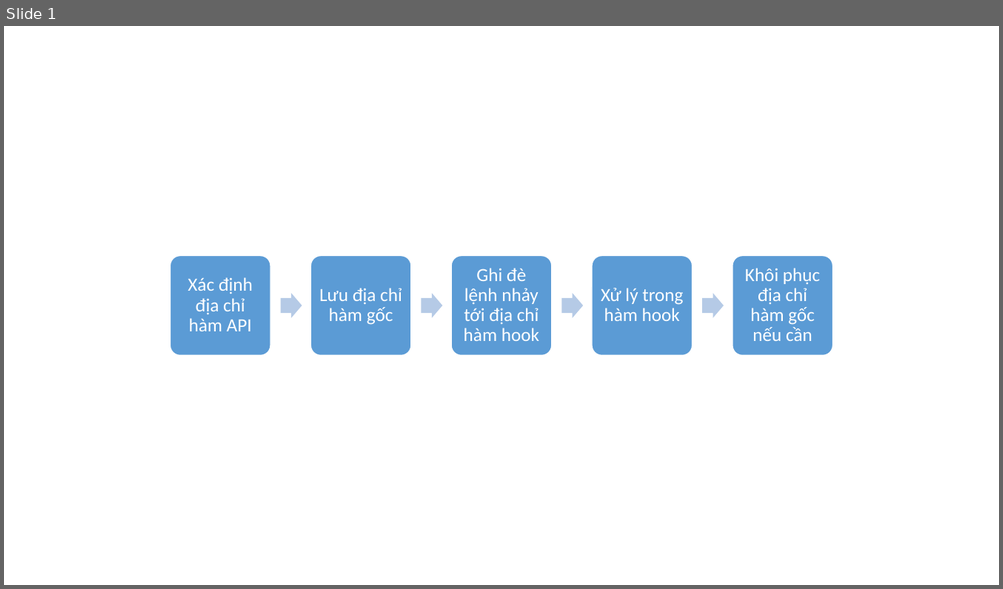
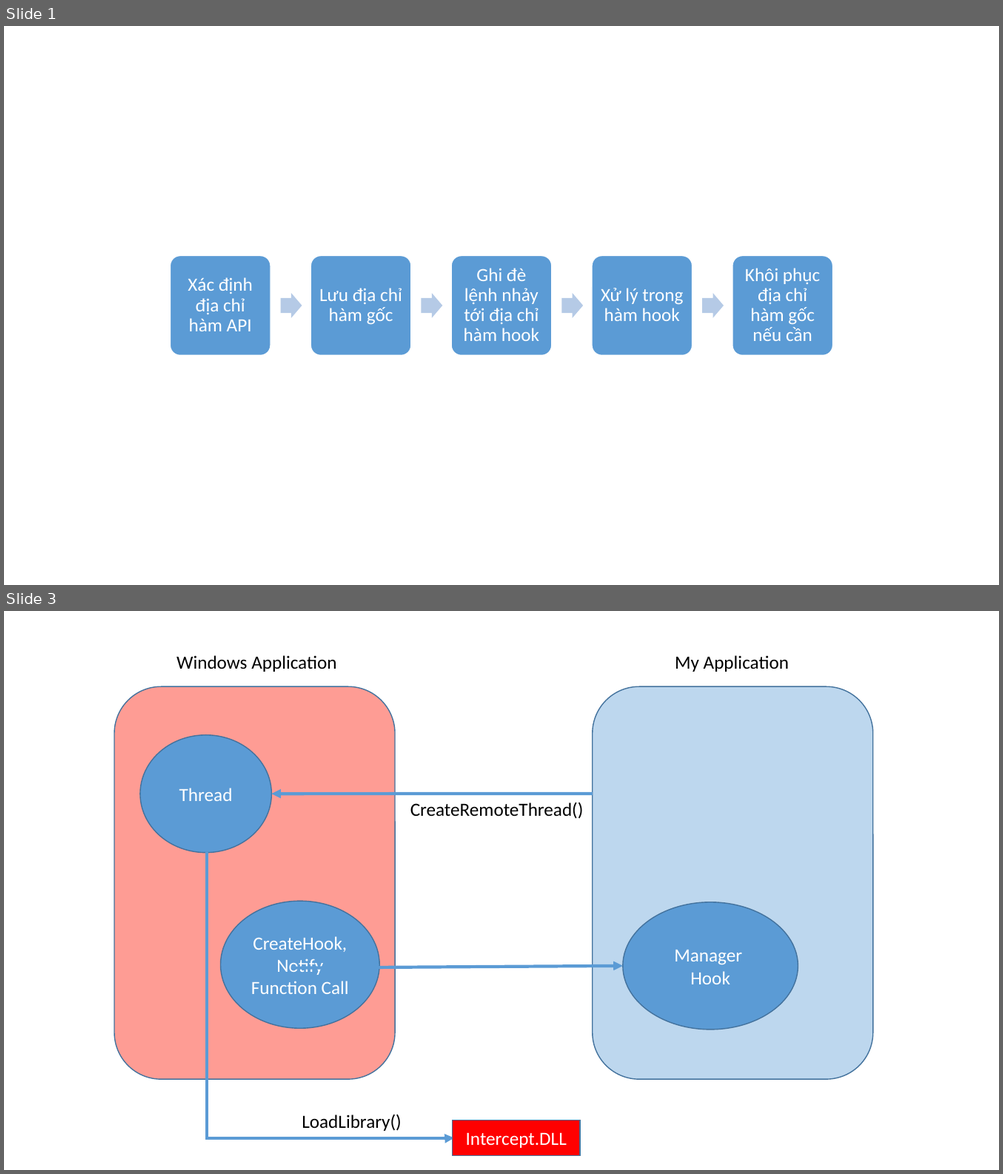
Before and after one commit to dotrungduchd/LUANVAN, a slide deck: Document/SODO.pptx. Shown one above the other, each under a label of ours: slide 1 before the commit, slides 1 and 3 after it; the slides between them are not shown. The pictures are 1003x589 and 1003x1174 pixels, drawn with LibreOffice and Linux fonts; fonts in the diff are those of the drawing. Boxes give left, top, right and bottom in pixels: in the first picture for what was removed or moved away, otherwise in the second. Text is boxed around its words. In the diff, an @@ line names an element or a change of style, - is before the commit and + after.

```diff
--- a/Document/SODO.pptx
+++ b/Document/SODO.pptx
@@ slide 3 added at (4,611,999,1170), background #FFFFFF @@
@@ text added at (176,655,336,672), 18 pt, text #000000 @@
+Windows Application
@@ text added at (674,655,788,672), 18 pt, text #000000 @@
+My Application
@@ rounded rectangle added at (114,686,395,1079), fill #FE9C94, outline #43739E 1 pt @@
@@ rounded rectangle added at (592,686,873,1079), fill #BDD7EE, outline #43739E 1 pt @@
@@ ellipse added at (140,735,271,853), fill #5B9BD5, outline #43739E 1 pt, 18 pt, text #FFFFFF @@
+Thread
@@ arrow added from (592, 794) to (272, 794), #5B9BD5 3 pt @@
@@ text added at (410,802,583,819), 18 pt, text #000000 @@
+CreateRemoteThread()
@@ elbow arrow added from (207, 853) to (454, 1139), #5B9BD5 3 pt @@
@@ ellipse added at (220,901,379,1029), fill #5B9BD5, outline #43739E 1 pt, 18 pt, text #FFFFFF @@
+CreateHook, Notify Function Call
@@ ellipse added at (623,903,798,1031), fill #5B9BD5, outline #43739E 1 pt, 18 pt, text #FFFFFF @@
+Manager Hook
@@ arrow added from (291, 968) to (623, 966), #5B9BD5 3 pt @@
@@ text added at (301,1114,401,1131), 18 pt, text #000000 @@
+LoadLibrary()
@@ rectangle added at (452,1121,580,1156), fill #FF0000, outline #43739E 1 pt, 18 pt, text #FFFFFF @@
+Intercept.DLL
```
Also in this commit, not shown: 4 other slides added, 1 other file.
